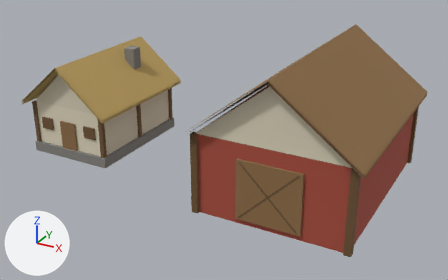
An edit to the glTF model assets/models/village.glb, drawn before and after from the same camera.
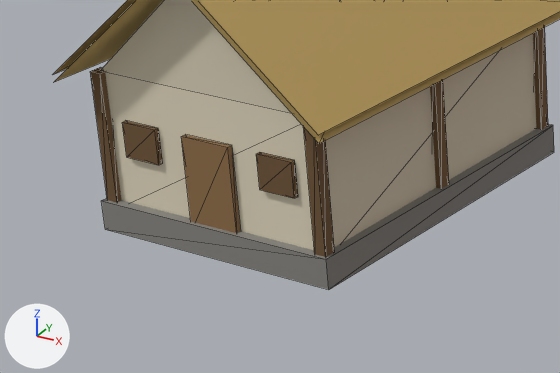
There are two pictures of each version: one from a camera (50 mm lens) standing at (24.49, -28.94, 15.71) and looking at (7.13, 2.63, -0.08), one close up on the part from 1% to 39% of the width and 28% to 69% of the height. Every picture has the same lights, and +X, +Y and +Z are marked at lower left. The older version's two pictures come first. The close-ups show mesh edges as thin lines. Vertices at exactly the same position are counted once.

Names of what the first close-up shows: 'Village_Cottage'.
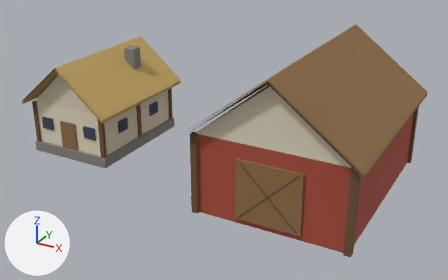
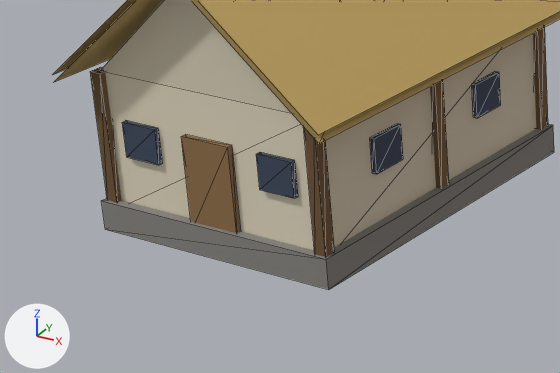
Where the change shows, as pixel boxes (x1, y1, x2, y2) in the close-ups (560 x 373 px):
part 1 of me_village_cottage, added: after (370, 124, 403, 174)
part 2 of me_village_cottage, added: after (472, 71, 501, 118)
part 3 of me_village_cottage, recoloured: (122, 121, 298, 198) in both

The change, as a diff of the scene's bpy script:
```diff
--- a/assets/models/village.glb.py
+++ b/assets/models/village.glb.py
@@ mat_village_window @@
+mat_village_window = bpy.data.materials.new('Village_Window')
+# nodes: BsdfPrincipled, Mix, OutputMaterial, VertexColor
+# colours: dark blue #3f4b61, mixed with the vertex colours
@@ me_village_cottage @@
 # used by ob_village_cottage; location = (0.0, 0.0, 0.0)
-me_village_cottage.from_pydata(...)  # 110 vertices, 154 faces; spans x -3.1..3.1, y -4.1..4.1, z -0.4..5.4
+me_village_cottage.from_pydata(...)  # 126 vertices, 178 faces; spans x -3.1..3.1, y -4.1..4.1, z -0.4..5.4
+# me_village_cottage part 1: a new loose piece, a box spanning x 2.5..2.6, y -2.0..-1.2, z 1.2..1.9, in mat_village_window
+# me_village_cottage part 2: a new loose piece, a box spanning x 2.5..2.6, y 1.2..2.0, z 1.2..1.9, in mat_village_window
+# me_village_cottage part 3: 24 faces spanning x -2.0..2.0, y -3.6..-3.5, z 1.2..1.9 switch from mat_village_beam to mat_village_window
 me_village_cottage.materials.append(mat_village_wall)
```
